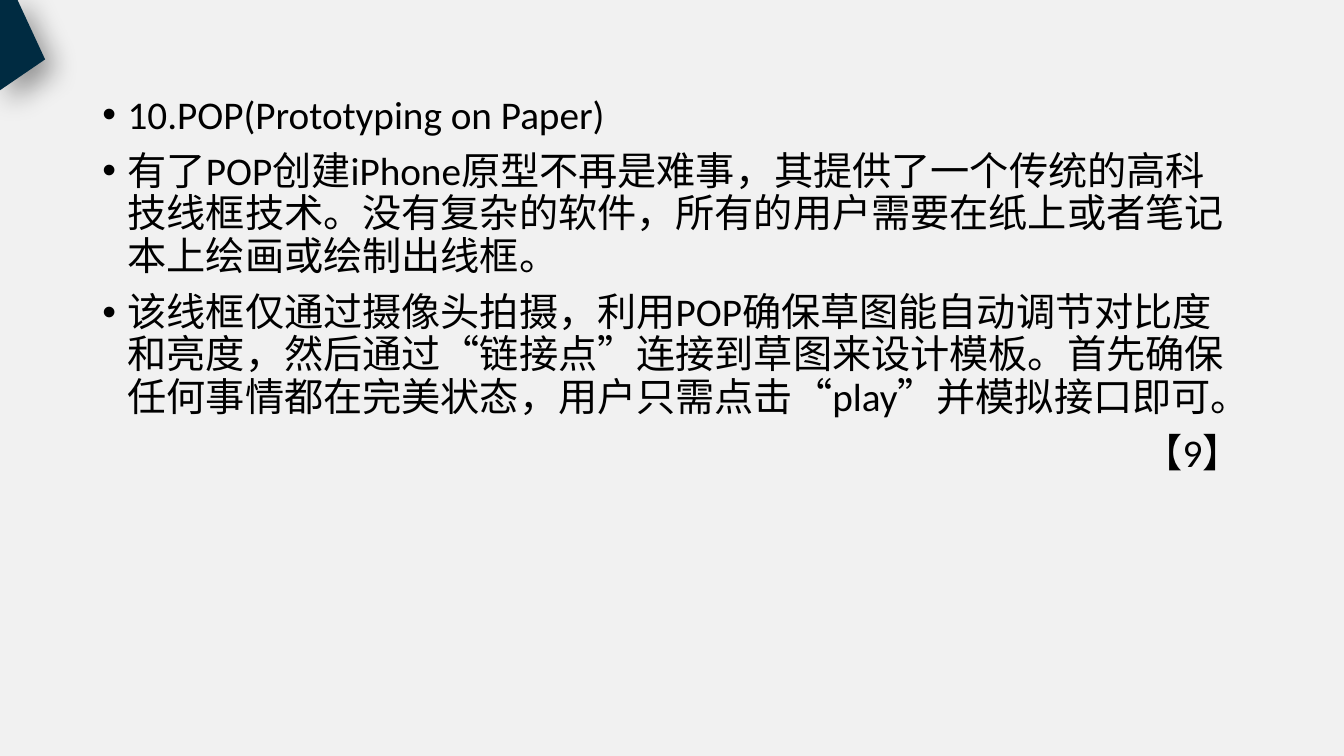
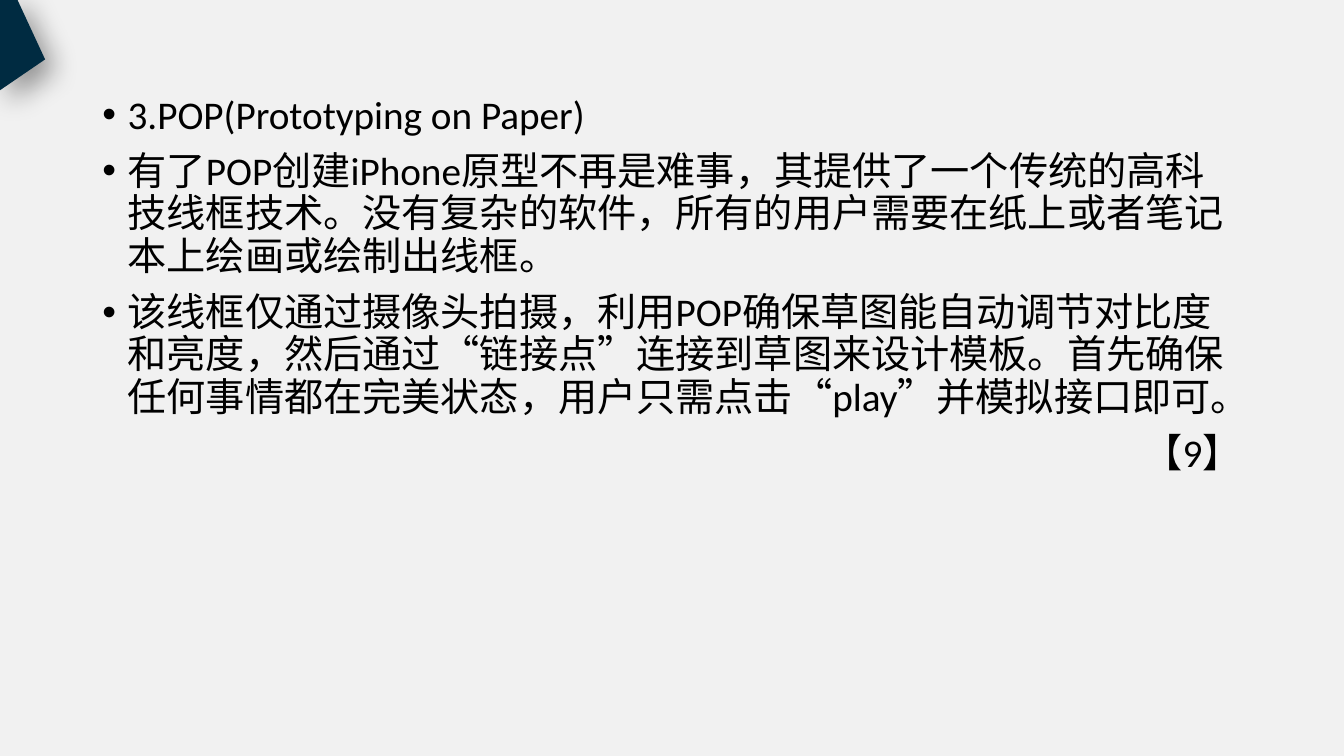
Before and after one commit to PRD2018-G18/PRD2018, a slide deck: slide 43 of 非受控文档/过程文档/UML基础2/UML基础2.pptx (slide 50 before the commit). Drawn at 1344x756 pixels with LibreOffice and Linux fonts; fonts in the diff are those of the drawing. Boxes give left, top, right and bottom in pixels: in the first picture for what was removed or moved away, otherwise in the second. Text is boxed around its words. In the diff, an @@ line names an element or a change of style, - is before the commit and + after.

```diff
--- a/非受控文档/过程文档/UML基础2/UML基础2.pptx
+++ b/非受控文档/过程文档/UML基础2/UML基础2.pptx
@@ text at box(128, 100, 585, 136): text changed @@
-• 10.POP(Prototyping on Paper)
+• 3.POP(Prototyping on Paper)
```
Also in this commit, not shown: 8 other slides changed, 7 slides removed.
